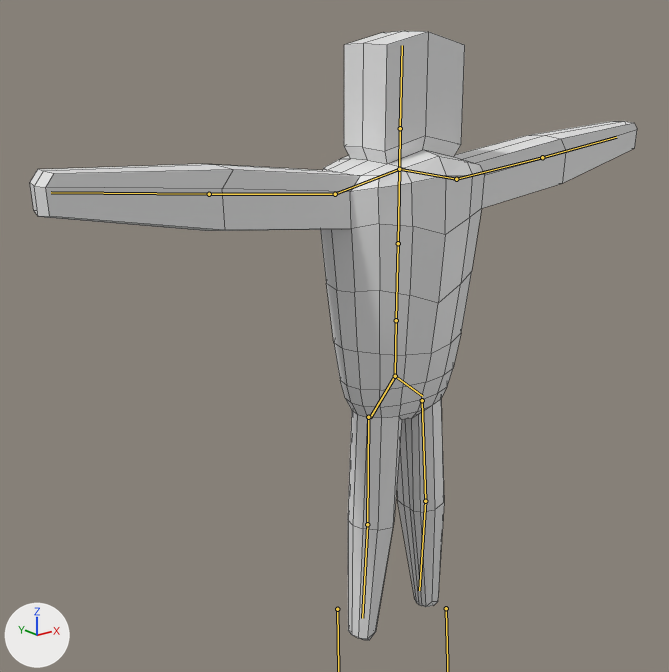
The Blender file Assets/Models/Player/Blender/new_model.blend as it was, and as the next commit left it.
Both versions are drawn from a camera (50 mm lens) standing at (-7.36, -7.95, 7.25) and looking at (-0.86, 0.18, 4.0). Arrows for +X, +Y and +Z are at lower left; the lights stay in place. The bones that bend it are drawn over the model as lines. Mesh edges are drawn as thin lines.
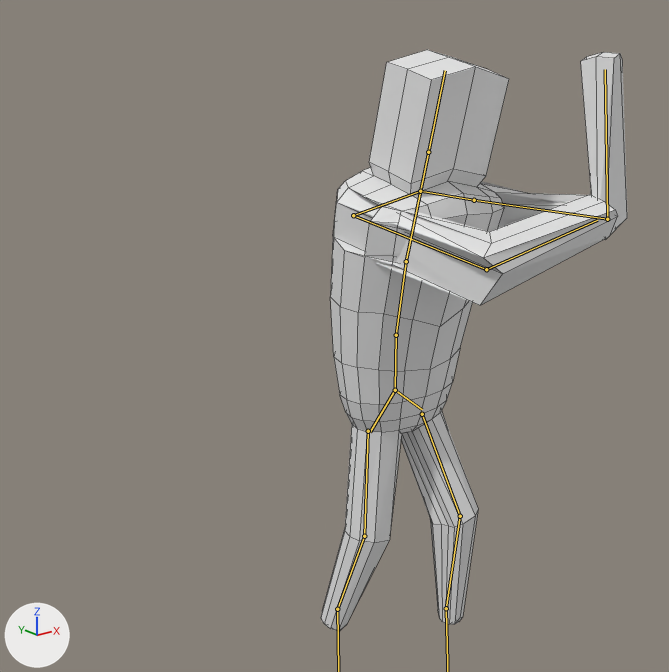
Commit message: - Worked towards completing parry feature.
- Next step is to use the rigs to make parry face towards opponent

The newer file adds an action. The first version stands in its rest pose; the second is drawn at frame 5 of the action 'Parry'.

Boxes (x1, y1, x2, y2) around the edits, measured in the pictures (669 x 672 px):
'Cube', posed (50% narrower)
    before: (30, 31, 637, 640)
    after: (321, 50, 627, 631)
bone 'Pelvis', root to tip
    before: (395, 376) to (396, 320)
    after: (395, 390) to (396, 335)
bone 'Thigh_L', root to tip
    before: (422, 400) to (425, 501)
    after: (422, 414) to (460, 516)
bone 'Leg_L', root to tip
    before: (425, 501) to (419, 590)
    after: (460, 516) to (446, 608)
bone 'Leg_R', root to tip
    before: (367, 524) to (362, 618)
    after: (364, 536) to (337, 609)
bone 'Spine', root to tip
    before: (396, 320) to (398, 243)
    after: (396, 335) to (406, 261)
bone 'Chest', root to tip
    before: (398, 243) to (399, 169)
    after: (406, 261) to (420, 191)
bone 'UpperArm_L', root to tip
    before: (456, 179) to (542, 157)
    after: (474, 200) to (607, 219)
bone 'LowerArm_L', root to tip
    before: (542, 157) to (616, 137)
    after: (607, 219) to (605, 69)
bone 'UpperArm_R', root to tip
    before: (335, 194) to (209, 194)
    after: (353, 215) to (486, 269)
bone 'LowerArm_R', root to tip
    before: (209, 194) to (51, 192)
    after: (486, 269) to (597, 220)

What the commit changed:
Bone 'Pelvis' (bone_pelvis) moves from (0.0, 0.0, 0.0) to (0.0, -0.18, 0.0).
Bone 'Thigh_L' (bone_thigh_l) turns from (0, 0, 0) to (-2, -19, 0) degrees about its own x, y and z.
Bone 'Leg_L' (bone_leg_l) turns from (0, 0, 0) to (0, -1, 45) degrees about its own x, y and z.
Bone 'Leg_R' (bone_leg_r) turns from (0, 0, 0) to (0, 1, -45) degrees about its own x, y and z.
Bone 'Spine' (bone_spine) turns from (0, 0, 0) to (8, 0, -1) degrees about its own x, y and z.
Bone 'Chest' (bone_chest) turns from (0, 0, 0) to (5, 0, 0) degrees about its own x, y and z.
Bone 'UpperArm_L' (bone_upperarm_l) turns from (0, 0, 0) to (100, -21, -95) degrees about its own x, y and z.
Bone 'LowerArm_L' (bone_lowerarm_l) turns from (0, 0, 0) to (98, -3, 0) degrees about its own x, y and z.
Bone 'UpperArm_R' (bone_upperarm_r) turns from (0, 0, 0) to (109, -6, 17) degrees about its own x, y and z.
Bone 'LowerArm_R' (bone_lowerarm_r) turns from (0, 0, 0) to (69, 3, 0) degrees about its own x, y and z.
